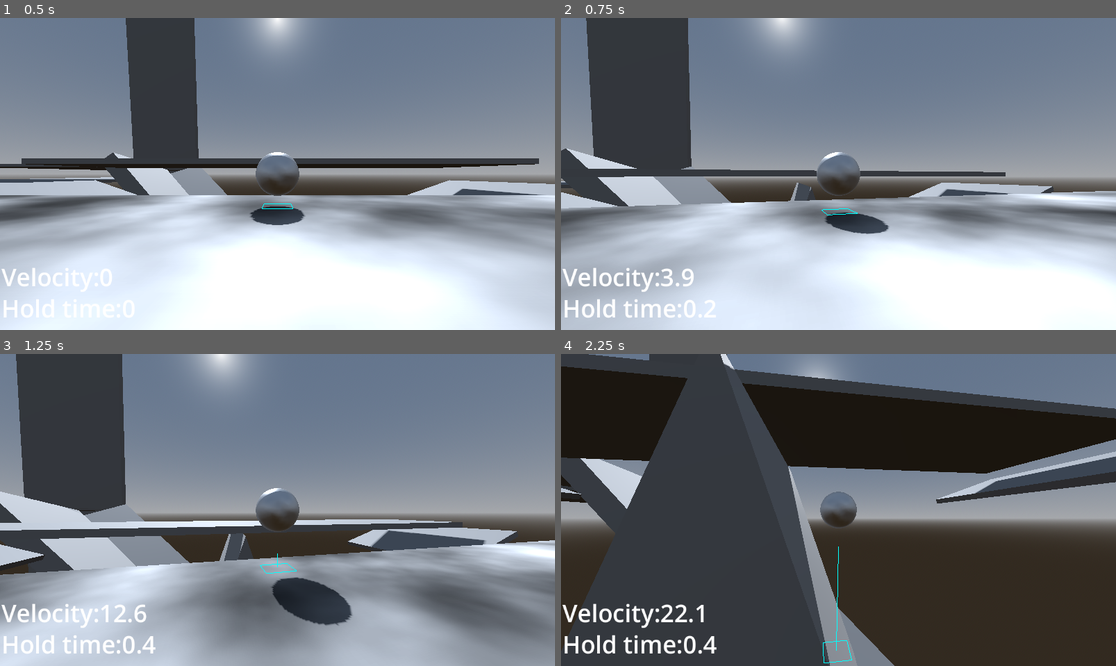
Above: before the commit, frames 1-4 (two rows, left to right).
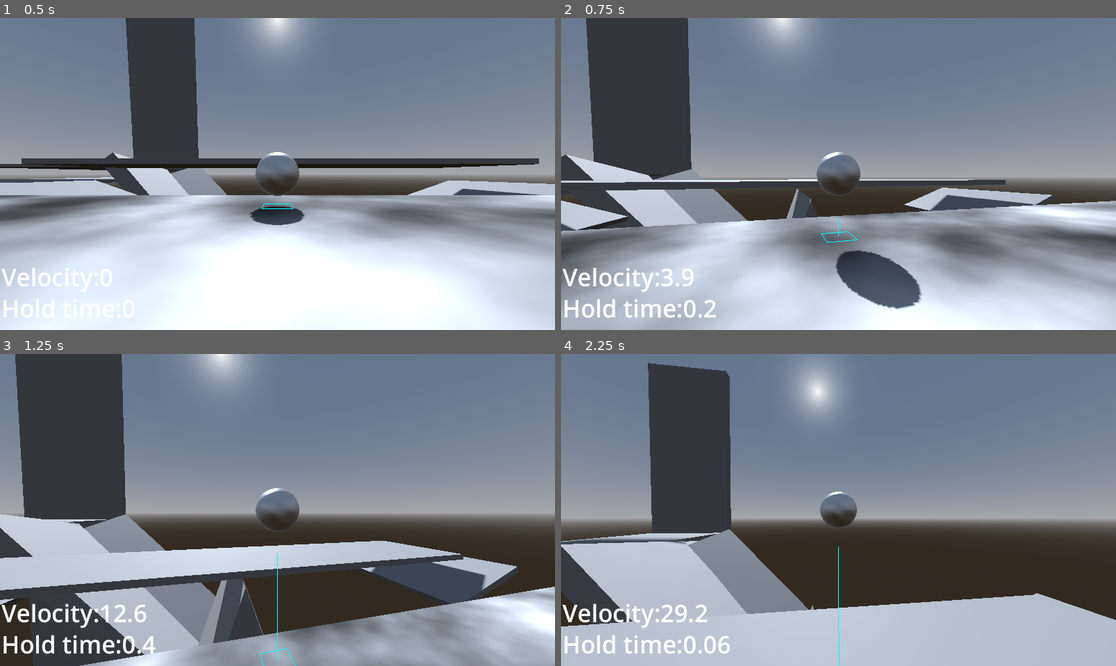
Above: after the commit, the same moments.

Repository: kylekrause3/godotballgame
Game: Godot game, scene res://Levels/Scene 1.tscn
The game is run twice, just before and just after one commit, with the same random seed, the same clock (stepped at 60 frames per second) and the same inputs.
Inputs (mouse positions are in pixels of both pictures, inside the frame that each line leads up to):
- Up to frame 1 (0.5 s): no input
- Up to frame 2 (0.75 s): tap Enter at 0.5 s; move the mouse to (866, 174) at 0.52 s; hold W (up) from 0.53 s (still down); hold Space (jump) from 0.53 s (still down); click (866, 174) at 0.67 s
- Up to frame 3 (1.25 s): keep holding W (up); keep holding Space (jump)
- Up to frame 4 (2.25 s): keep holding W (up); move the mouse to (810, 510) at 1.27 s; release Space (jump) at 1.28 s; tap Ctrl (slam) at 1.35 s; tap Space (jump) at 1.52, 1.55, 1.82 s; move the mouse to (849, 503) at 2.02 s; hold Shift (sprint) from 2.03 s (still down)

Frame 1 is identical in both runs. In frame 2, 33% of the frame differs, in the area x 0-100%, y 0-100%; in frame 3, 33%; in frame 4, 60%.

Commit message:
double (or n-) jump

Diff:
--- a/Levels/Scene 1.tscn
+++ b/Levels/Scene 1.tscn
@@ -19,6 +19,22 @@
 
 [sub_resource type="BoxShape3D" id="BoxShape3D_tf7e4"]
 
+[sub_resource type="Gradient" id="Gradient_f3ba5"]
+
+[sub_resource type="FastNoiseLite" id="FastNoiseLite_8mr3d"]
+noise_type = 4
+frequency = 0.0396
+offset = Vector3(0, 480, 0)
+
+[sub_resource type="NoiseTexture2D" id="NoiseTexture2D_ortao"]
+width = 100
+height = 2000
+color_ramp = SubResource("Gradient_f3ba5")
+noise = SubResource("FastNoiseLite_8mr3d")
+
+[sub_resource type="StandardMaterial3D" id="StandardMaterial3D_lmdwx"]
+albedo_texture = SubResource("NoiseTexture2D_ortao")
+
 [sub_resource type="BoxMesh" id="BoxMesh_1011x"]
 
 [sub_resource type="BoxShape3D" id="BoxShape3D_q3km0"]
@@ -188,6 +204,7 @@
 use_collision = true
 collision_mask = 0
 size = Vector3(6.122, 0.2, 5.505)
+material = SubResource("StandardMaterial3D_lmdwx")
 
 [node name="SPAWN_jump" type="Node3D" parent="World" node_paths=PackedStringArray("player")]
 transform = Transform3D(1, 0, 0, 0, 1, 0, 0, 0, 1, 84.225, 2.28544, -12.1551)
--- a/player_movement.gd
+++ b/player_movement.gd
@@ -12,6 +12,7 @@
 @export var max_velocity : float = 100
 @export var jump_velocity : float = 15
 @export var jump_held_max_secs : float = 0.4
+@export var total_jumps : int = 2
 @export var sprint_speed : float = 75
 @export var velocity_label : Label
 @export var jumptime_label : Label
@@ -37,6 +38,7 @@
 
 var jump_held : bool = false
 var jump_held_time : float = 0
+var jump_amount : int = total_jumps
 
 var display_jumptime : float = 0
 
@@ -91,15 +93,16 @@
 			apply_central_force((wish_perpendicular * brake_help) / 3)
 
 	# jumping
-	if Input.is_action_just_pressed("jump") && is_on_floor:
+	if Input.is_action_just_pressed("jump") && (jump_amount > 0):
+		jump_amount-=1
 		is_on_floor = false
-		apply_central_impulse(Vector3.UP * jump_velocity)
+		self.linear_velocity.y = jump_velocity
 		jump_held = true # toggle jump held (higher jump for longer hold)
 
 	if jump_held && Input.is_action_pressed("jump"):
 		jump_held_time += delta
 		if jump_held_time < jump_held_max_secs:
-			apply_central_impulse(Vector3.UP * jump_velocity * delta)
+			apply_central_force(Vector3.UP * jump_velocity)
 			display_jumptime = jump_held_time
 		else:
 			display_jumptime = jump_held_max_secs
@@ -165,6 +168,7 @@
 func add_ground_count() -> void:
 	ground_bodies += 1
 	is_on_floor = true
+	jump_amount = total_jumps
 
 
 func remove_ground_count() -> void:
Not shown: 1 places in Levels/Scene 1.tscn that only renumber resources
